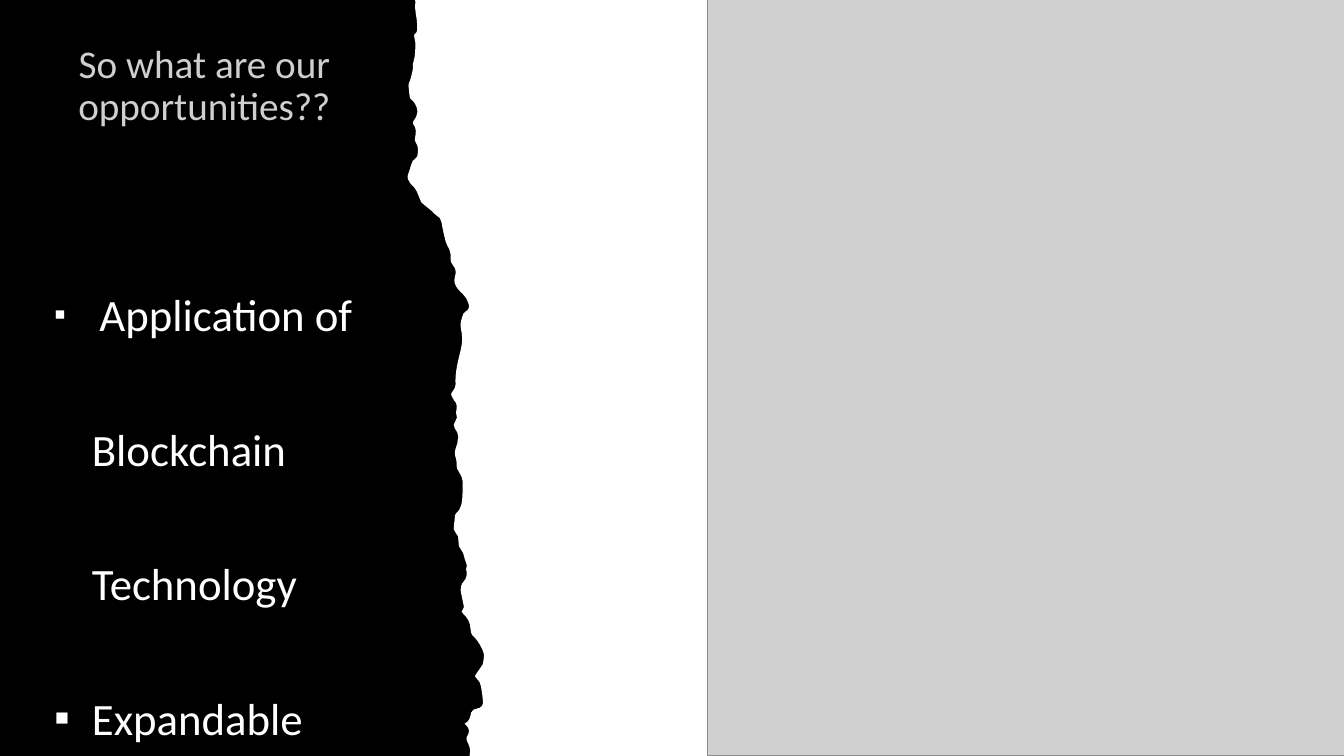
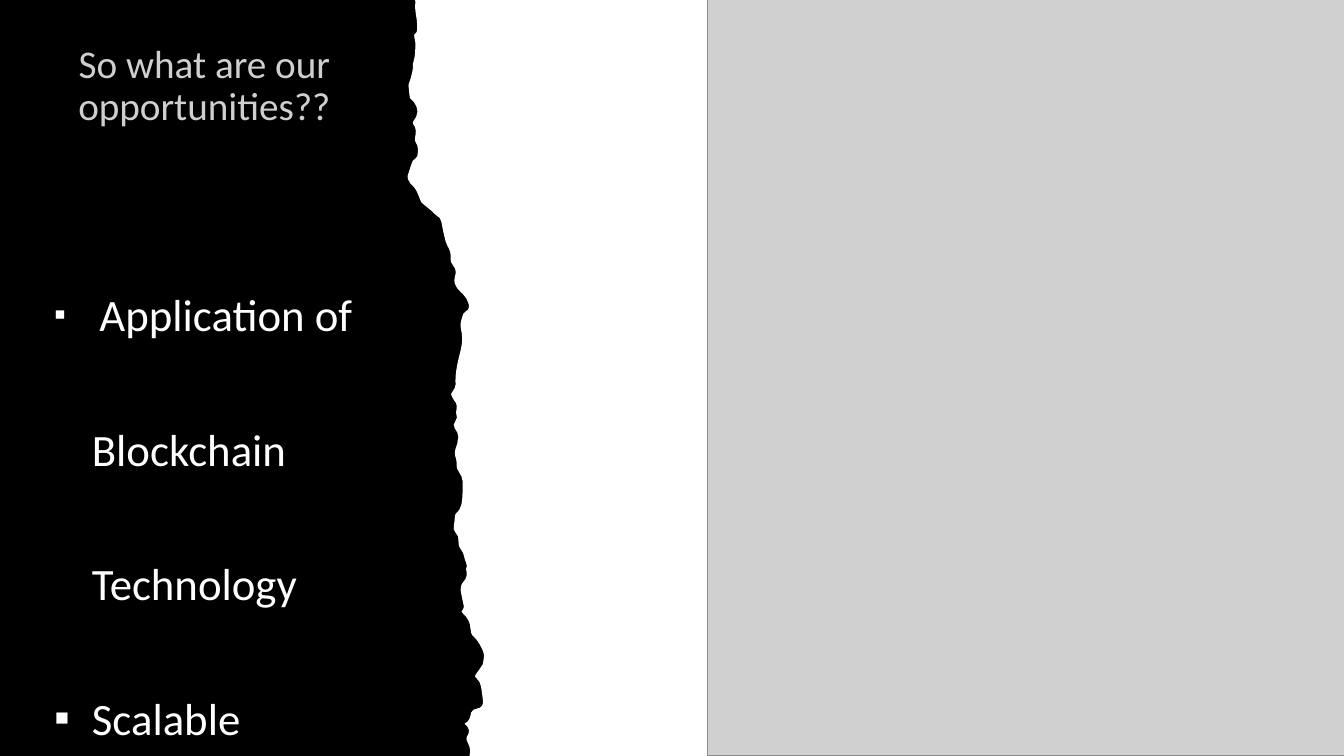
Before and after one commit to zhalok/HACKNSU4_SUST_Agile_Team, a slide deck: slide 12 of SUST_AGILE_TEAM.pptx. Drawn at 1344x756 pixels with LibreOffice and Linux fonts; fonts in the diff are those of the drawing; grey boxes stand for pictures; background and template pictures are left out. Boxes give left, top, right and bottom in pixels: in the first picture for what was removed or moved away, otherwise in the second. Text is boxed around its words. In the diff, an @@ line names an element or a change of style, - is before the commit and + after.

Commit message:
update

```diff
--- a/SUST_AGILE_TEAM.pptx
+++ b/SUST_AGILE_TEAM.pptx
@@ text at [92,704,240,736]: text changed @@
-▪ Expandable
+▪ Scalable
```
